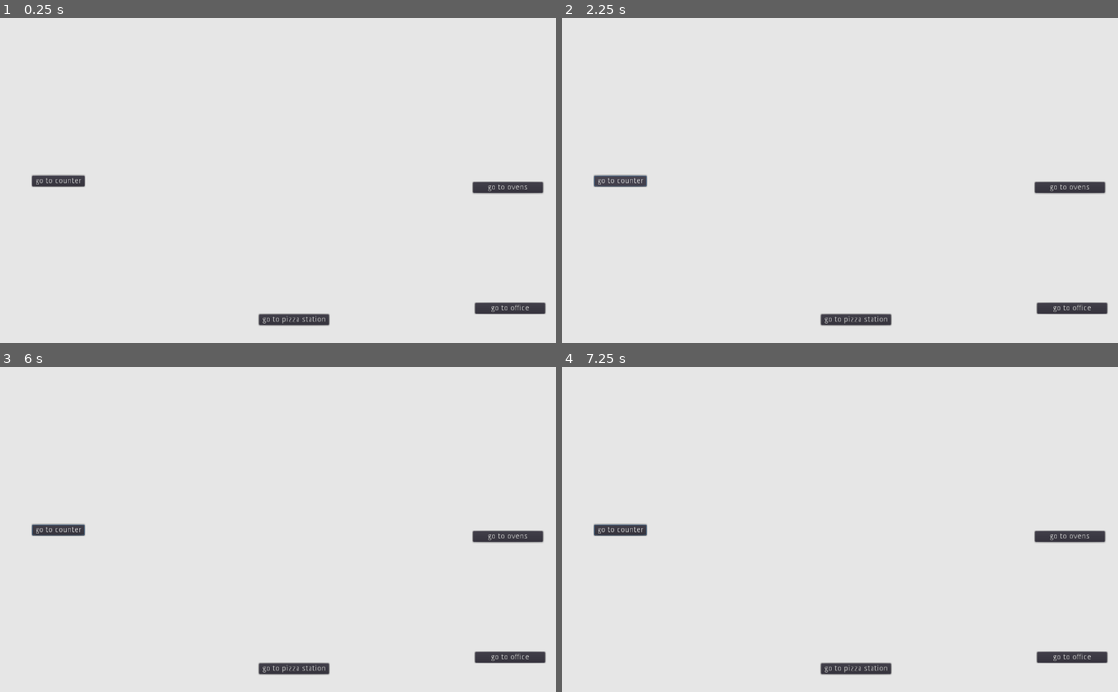
Above: before the commit, frames 1-4 (two rows, left to right).
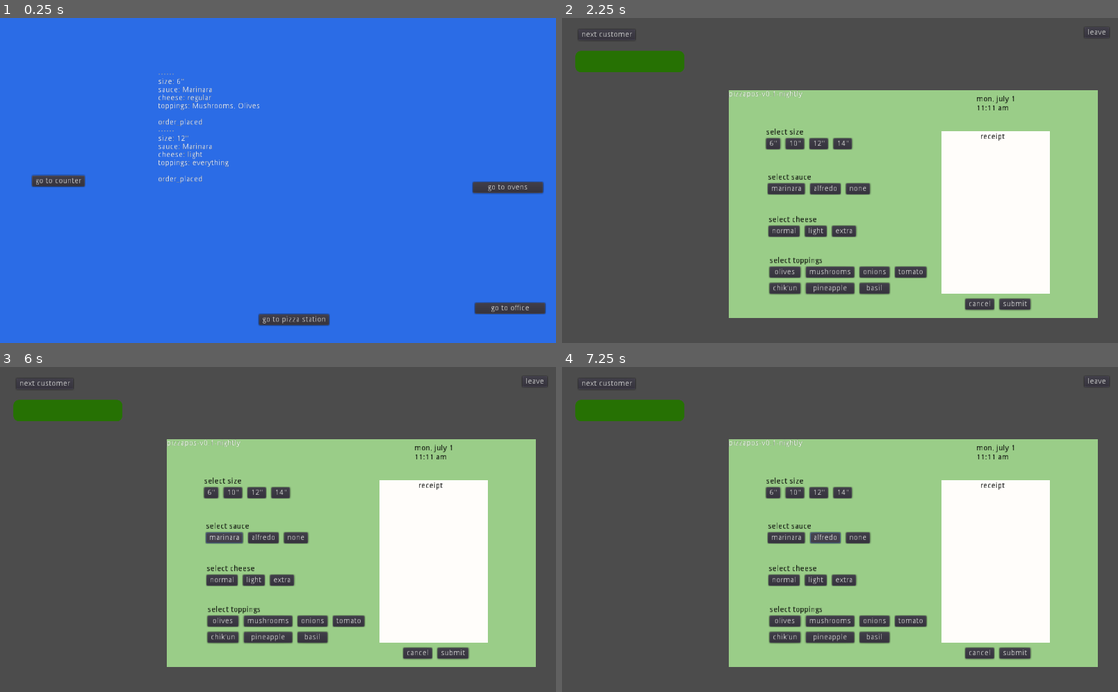
Above: after the commit, the same moments.

Repository: lstebner/pizzatheworld
Game: Godot game, scene res://scenes/PizzaShop.tscn
Same seed, same stepped clock (60 frames per second), same inputs: the game is played once before the commit and once after it.
Inputs (mouse positions are in pixels of both pictures, inside the frame that each line leads up to):
- Up to frame 1 (0.25 s): no input
- Up to frame 2 (2.25 s): click "go to counter" at 0.5 s; click (1095, 31) at 1.25 s, where only the run after the commit has a clickable "leave"; click "go to counter" at 2 s
- Up to frame 3 (6 s): click (211, 493) at 2.75 s, where only the run after the commit has a clickable "6'"; click (233, 493) at 3.5 s, where only the run after the commit has a clickable "10'"; click (255, 493) at 4.25 s, where only the run after the commit has a clickable "12'"; click (278, 493) at 5 s, where only the run after the commit has a clickable "14'"; click (222, 539) at 5.75 s, where only the run after the commit has a clickable "marinara"
- Up to frame 4 (7.25 s): click (823, 539) at 6.5 s, where only the run after the commit has a clickable "alfredo"

The runs differ from the first frame. In frame 1, 98% of the frame differs, in the area x 0-100%, y 0-100%; in frame 2, 99%; in frame 3, 99%; in frame 4, 99%.

Commit message:
lots of new stuff
  - global World object for world time
  - Counter with POS
  - first bits of POS system
  - DialogBubble
  - PizzaShop updates to go to counter

Diff:
--- a/Player.gd
+++ b/Player.gd
@@ -9,6 +9,7 @@
 		"toppings": ["Mushrooms", "Olives"],
 		"for_dine_in": false,
 		"quantity": 1,
+		"status": "",
 	},
 	"status": "order_placed",
 	"items": [],
@@ -22,6 +23,7 @@
 		"toppings": ["everything"],
 		"for_dine_in": true,
 		"quantity": 1,
+		"status": "",
 	},
 	"status": "order_placed",
 	"items": [],
--- /dev/null
+++ b/World.gd
@@ -0,0 +1,16 @@
+extends Node
+
+
+var timeSinceEpoch = 0
+
+
+# Called when the node enters the scene tree for the first time.
+func _ready():
+	var timer = Timer.new()
+	add_child(timer)
+	timer.set_wait_time(1)
+	timer.connect("timeout", self, "_on_timer_timeout")
+	timer.start()
+
+func _on_timer_timeout():
+	timeSinceEpoch += 1
--- a/project.godot
+++ b/project.godot
@@ -22,6 +22,7 @@
 [autoload]
 
 Constants="*res://Constants.gd"
+GlobalWorld="*res://World.gd"
 Models="*res://Models.gd"
 Player="*res://Player.gd"
 
--- /dev/null
+++ b/scenes/Counter.gd
@@ -0,0 +1,26 @@
+extends Node2D
+
+signal leave
+
+# Declare member variables here. Examples:
+# var a = 2
+# var b = "text"
+
+const ORDER_MESSAGE = "hi there... i'll take a 6 inch pizza, with marinara sauce, extra cheese, mushrooms, and ... . .. olives."
+
+
+# Called when the node enters the scene tree for the first time.
+func _ready():
+	$LeaveButton.connect("pressed", self, "_on_leave_button_pressed")
+	$NextCustomerButton.connect("pressed", self, "_on_next_customer_button_pressed")
+
+
+# Called every frame. 'delta' is the elapsed time since the previous frame.
+#func _process(delta):
+#	pass
+
+func _on_leave_button_pressed():
+	emit_signal("leave")
+
+func _on_next_customer_button_pressed():
+	$CustomerDialog.setMessage(ORDER_MESSAGE)
--- /dev/null
+++ b/scenes/Counter.tscn
@@ -0,0 +1,37 @@
+[gd_scene load_steps=4 format=2]
+
+[ext_resource path="res://scenes/Counter.gd" type="Script" id=1]
+[ext_resource path="res://scenes/POS.tscn" type="PackedScene" id=2]
+[ext_resource path="res://scenes/DialogBubble.tscn" type="PackedScene" id=3]
+
+[node name="Counter" type="Node2D"]
+script = ExtResource( 1 )
+
+[node name="LeaveButton" type="Button" parent="."]
+margin_left = 961.811
+margin_top = 16.8581
+margin_right = 1007.81
+margin_bottom = 36.8581
+text = "leave"
+__meta__ = {
+"_edit_use_anchors_": false
+}
+
+[node name="CustomerDialog" parent="." instance=ExtResource( 3 )]
+margin_left = 24.923
+margin_top = 60.8122
+margin_right = 224.923
+margin_bottom = 99.8122
+
+[node name="POS" parent="." instance=ExtResource( 2 )]
+position = Vector2( 306.699, 133.821 )
+
+[node name="NextCustomerButton" type="Button" parent="."]
+margin_left = 29.9077
+margin_top = 20.9354
+margin_right = 134.908
+margin_bottom = 40.9354
+text = "next customer"
+__meta__ = {
+"_edit_use_anchors_": false
+}
--- /dev/null
+++ b/scenes/DialogBubble.gd
@@ -0,0 +1,24 @@
+extends Label
+
+
+var currentLetterIndex = 0
+var message = "hi there i'm a test message!"
+
+
+# Called when the node enters the scene tree for the first time.
+func _ready():
+	$Timer.connect("timeout", self, "_on_timer_timeout")
+
+
+func setMessage(newMessage):
+	message = newMessage
+	currentLetterIndex = 0
+	self.text = ""
+	$Timer.start()
+
+func _on_timer_timeout():
+	currentLetterIndex += 1
+	self.text = message.substr(0, currentLetterIndex)
+
+	if currentLetterIndex > message.length():
+		$Timer.stop()
--- /dev/null
+++ b/scenes/DialogBubble.tscn
@@ -0,0 +1,26 @@
+[gd_scene load_steps=3 format=2]
+
+[ext_resource path="res://scenes/DialogBubble.gd" type="Script" id=1]
+
+[sub_resource type="StyleBoxFlat" id=1]
+content_margin_left = 8.0
+content_margin_right = 3.0
+content_margin_top = 8.0
+bg_color = Color( 0.152941, 0.447059, 0.0156863, 1 )
+corner_radius_top_left = 10
+corner_radius_top_right = 10
+corner_radius_bottom_right = 10
+corner_radius_bottom_left = 10
+
+[node name="DialogBubble" type="Label"]
+margin_right = 200.0
+margin_bottom = 39.0
+custom_styles/normal = SubResource( 1 )
+autowrap = true
+script = ExtResource( 1 )
+__meta__ = {
+"_edit_use_anchors_": false
+}
+
+[node name="Timer" type="Timer" parent="."]
+wait_time = 0.2
--- a/scenes/Ovens.gd
+++ b/scenes/Ovens.gd
@@ -62,6 +62,8 @@
 	changeTemperature(oven.tempControlStepAmount)
 
 func _on_decrease_temp_button_pressed():
+	if oven.currentTemp == 0: return
+
 	changeTemperature(-oven.tempControlStepAmount)
 
 func _on_change_temp_timer_timeout():
--- /dev/null
+++ b/scenes/POS.gd
@@ -0,0 +1,17 @@
+extends Node2D
+
+var inputs = []
+
+
+# Called when the node enters the scene tree for the first time.
+func _ready():
+	pass # Replace with function body.
+
+func addInput(type, values):
+	pass
+
+func reset():
+	inputs = []
+
+func submitReceipt():
+	pass
--- /dev/null
+++ b/scenes/POS.tscn
@@ -0,0 +1,317 @@
+[gd_scene load_steps=2 format=2]
+
+[ext_resource path="res://scenes/POS.gd" type="Script" id=1]
+
+[node name="POS" type="Node2D"]
+script = ExtResource( 1 )
+
+[node name="ColorRect" type="ColorRect" parent="."]
+margin_right = 680.0
+margin_bottom = 420.0
+color = Color( 0.607843, 0.807843, 0.537255, 1 )
+__meta__ = {
+"_edit_use_anchors_": false
+}
+
+[node name="version" type="Label" parent="."]
+margin_right = 136.0
+margin_bottom = 14.0
+text = "pizzapos-v0.1-nightly"
+__meta__ = {
+"_edit_use_anchors_": false
+}
+
+[node name="size" type="Node2D" parent="."]
+position = Vector2( 69.2063, 70.3793 )
+
+[node name="VBoxContainer" type="VBoxContainer" parent="size"]
+margin_right = 40.0
+margin_bottom = 40.0
+__meta__ = {
+"_edit_use_anchors_": false
+}
+
+[node name="Label" type="Label" parent="size/VBoxContainer"]
+margin_right = 158.0
+margin_bottom = 14.0
+custom_colors/font_color = Color( 0, 0, 0, 1 )
+text = "select size"
+__meta__ = {
+"_edit_use_anchors_": false
+}
+
+[node name="GridContainer" type="GridContainer" parent="size/VBoxContainer"]
+margin_top = 18.0
+margin_right = 158.0
+margin_bottom = 38.0
+custom_constants/vseparation = 10
+custom_constants/hseparation = 10
+columns = 4
+__meta__ = {
+"_edit_use_anchors_": false
+}
+
+[node name="Six" type="Button" parent="size/VBoxContainer/GridContainer"]
+margin_right = 26.0
+margin_bottom = 20.0
+text = "6\""
+__meta__ = {
+"_edit_use_anchors_": false
+}
+
+[node name="Ten" type="Button" parent="size/VBoxContainer/GridContainer"]
+margin_left = 36.0
+margin_right = 70.0
+margin_bottom = 20.0
+text = "10\""
+__meta__ = {
+"_edit_use_anchors_": false
+}
+
+[node name="Twelve" type="Button" parent="size/VBoxContainer/GridContainer"]
+margin_left = 80.0
+margin_right = 114.0
+margin_bottom = 20.0
+text = "12\""
+__meta__ = {
+"_edit_use_anchors_": false
+}
+
+[node name="Fourteen" type="Button" parent="size/VBoxContainer/GridContainer"]
+margin_left = 124.0
+margin_right = 158.0
+margin_bottom = 20.0
+text = "14\""
+__meta__ = {
+"_edit_use_anchors_": false
+}
+
+[node name="sauce" type="Node2D" parent="."]
+position = Vector2( 72.4009, 153.597 )
+
+[node name="VBoxContainer" type="VBoxContainer" parent="sauce"]
+margin_right = 40.0
+margin_bottom = 40.0
+__meta__ = {
+"_edit_use_anchors_": false
+}
+
+[node name="Label" type="Label" parent="sauce/VBoxContainer"]
+margin_right = 188.0
+margin_bottom = 14.0
+custom_colors/font_color = Color( 0, 0, 0, 1 )
+text = "select sauce"
+__meta__ = {
+"_edit_use_anchors_": false
+}
+
+[node name="GridContainer" type="GridContainer" parent="sauce/VBoxContainer"]
+margin_top = 18.0
+margin_right = 188.0
+margin_bottom = 38.0
+custom_constants/hseparation = 10
+columns = 4
+__meta__ = {
+"_edit_use_anchors_": false
+}
+
+[node name="Marinara" type="Button" parent="sauce/VBoxContainer/GridContainer"]
+margin_right = 68.0
+margin_bottom = 20.0
+text = "marinara"
+
+[node name="Alfredo" type="Button" parent="sauce/VBoxContainer/GridContainer"]
+margin_left = 78.0
+margin_right = 134.0
+margin_bottom = 20.0
+text = "alfredo"
+
+[node name="None" type="Button" parent="sauce/VBoxContainer/GridContainer"]
+margin_left = 144.0
+margin_right = 188.0
+margin_bottom = 20.0
+text = "none"
+__meta__ = {
+"_edit_use_anchors_": false
+}
+
+[node name="cheese" type="Node2D" parent="."]
+position = Vector2( 73.7308, 231.895 )
+
+[node name="VBoxContainer" type="VBoxContainer" parent="cheese"]
+margin_right = 40.0
+margin_bottom = 40.0
+__meta__ = {
+"_edit_use_anchors_": false
+}
+
+[node name="Label" type="Label" parent="cheese/VBoxContainer"]
+margin_right = 161.0
+margin_bottom = 14.0
+custom_colors/font_color = Color( 0, 0, 0, 1 )
+text = "select cheese"
+
+[node name="GridContainer" type="GridContainer" parent="cheese/VBoxContainer"]
+margin_top = 18.0
+margin_right = 161.0
+margin_bottom = 38.0
+custom_constants/hseparation = 10
+columns = 4
+
+[node name="Normal" type="Button" parent="cheese/VBoxContainer/GridContainer"]
+margin_right = 57.0
+margin_bottom = 20.0
+text = "normal"
+
+[node name="Light" type="Button" parent="cheese/VBoxContainer/GridContainer"]
+margin_left = 67.0
+margin_right = 107.0
+margin_bottom = 20.0
+text = "light"
+
+[node name="Extra" type="Button" parent="cheese/VBoxContainer/GridContainer"]
+margin_left = 117.0
+margin_right = 161.0
+margin_bottom = 20.0
+text = "extra"
+
+[node name="toppings" type="Node2D" parent="."]
+position = Vector2( 75.5146, 307.41 )
+
+[node name="VBoxContainer" type="VBoxContainer" parent="toppings"]
+margin_right = 40.0
+margin_bottom = 40.0
+__meta__ = {
+"_edit_use_anchors_": false
+}
+
+[node name="Label" type="Label" parent="toppings/VBoxContainer"]
+margin_right = 289.0
+margin_bottom = 14.0
+custom_colors/font_color = Color( 0, 0, 0, 1 )
+text = "select toppings"
+
+[node name="GridContainer" type="GridContainer" parent="toppings/VBoxContainer"]
+margin_top = 18.0
+margin_right = 289.0
+margin_bottom = 68.0
+custom_constants/vseparation = 10
+custom_constants/hseparation = 10
+columns = 4
+
+[node name="Button" type="Button" parent="toppings/VBoxContainer/GridContainer"]
+margin_right = 57.0
+margin_bottom = 20.0
+text = "olives"
+
+[node name="Button2" type="Button" parent="toppings/VBoxContainer/GridContainer"]
+margin_left = 67.0
+margin_right = 156.0
+margin_bottom = 20.0
+text = "mushrooms"
+
+[node name="Button3" type="Button" parent="toppings/VBoxContainer/GridContainer"]
+margin_left = 166.0
+margin_right = 221.0
+margin_bottom = 20.0
+text = "onions"
+
+[node name="Button4" type="Button" parent="toppings/VBoxContainer/GridContainer"]
+margin_left = 231.0
+margin_right = 289.0
+margin_bottom = 20.0
+text = "tomato"
+
+[node name="Button5" type="Button" parent="toppings/VBoxContainer/GridContainer"]
+margin_top = 30.0
+margin_right = 57.0
+margin_bottom = 50.0
+text = "chik'un"
+
+[node name="Button6" type="Button" parent="toppings/VBoxContainer/GridContainer"]
+margin_left = 67.0
+margin_top = 30.0
+margin_right = 156.0
+margin_bottom = 50.0
+text = "pineapple"
+
+[node name="Button7" type="Button" parent="toppings/VBoxContainer/GridContainer"]
+margin_left = 166.0
+margin_top = 30.0
+margin_right = 221.0
+margin_bottom = 50.0
+text = "basil"
+
+[node name="receipt" type="Node2D" parent="."]
+position = Vector2( 391.894, 83.8391 )
+
+[node name="ColorRect" type="ColorRect" parent="receipt"]
+margin_top = -8.91904
+margin_right = 200.0
+margin_bottom = 291.081
+color = Color( 1, 0.996078, 0.984314, 1 )
+__meta__ = {
+"_edit_use_anchors_": false
+}
+
+[node name="Label" type="Label" parent="receipt"]
+margin_left = 72.225
+margin_top = -4.92444
+margin_right = 117.225
+margin_bottom = 9.07556
+custom_colors/font_color = Color( 0, 0, 0, 1 )
+text = "receipt"
+__meta__ = {
+"_edit_use_anchors_": false
+}
+
+[node name="RichTextLabel" type="RichTextLabel" parent="receipt"]
+margin_left = 10.3961
+margin_top = 21.3392
+margin_right = 190.396
+margin_bottom = 281.339
+__meta__ = {
+"_edit_use_anchors_": false
+}
+
+[node name="actions" type="Node2D" parent="."]
+position = Vector2( 436.087, 384.654 )
+
+[node name="GridContainer" type="GridContainer" parent="actions"]
+margin_right = 40.0
+margin_bottom = 40.0
+custom_constants/hseparation = 10
+columns = 2
+__meta__ = {
+"_edit_use_anchors_": false
+}
+
+[node name="CancelOrder" type="Button" parent="actions/GridContainer"]
+margin_right = 53.0
+margin_bottom = 20.0
+text = "cancel"
+__meta__ = {
+"_edit_use_anchors_": false
+}
+
+[node name="SubmitOrder" type="Button" parent="actions/GridContainer"]
+margin_left = 63.0
+margin_right = 120.0
+margin_bottom = 20.0
+text = "submit"
+__meta__ = {
+"_edit_use_anchors_": false
+}
+
+[node name="clock" type="Node2D" parent="."]
+position = Vector2( 456.331, 9.30173 )
+
+[node name="datetime" type="Label" parent="clock"]
+margin_right = 40.0
+margin_bottom = 14.0
+custom_colors/font_color = Color( 0, 0, 0, 1 )
+text = "mon, july 1
+11:11 am"
+__meta__ = {
+"_edit_use_anchors_": false
+}
--- a/scenes/PizzaShop.gd
+++ b/scenes/PizzaShop.gd
@@ -19,6 +19,7 @@
 func _ready():
 	Places[locations.PizzaStation] = $locations/PizzaStation
 	Places[locations.Ovens] = $locations/Ovens
+	Places[locations.Counter] = $locations/Counter
 
 	for location in Places.values():
 		if location:
@@ -28,6 +29,26 @@
 	$CounterButton.connect("pressed", self, "_on_location_button_pressed", [locations.Counter])
 	$OfficeButton.connect("pressed", self, "_on_location_button_pressed", [locations.Office])
 	$OvensButton.connect("pressed", self, "_on_location_button_pressed", [locations.Ovens])
+
+func _process(delta):
+	var openOrdersString = ""
+
+	for order in Player.Shop.OpenOrders:
+		var orderString = ""
+		var nowBakingString = ""
+		var hasBeenMade = order.items.size() > 0
+		var isComplete = order.status == "baked"
+		if order.status == "baking":
+			nowBakingString = "now baking"
+		if hasBeenMade:
+			nowBakingString += "\nMADE"
+		if isComplete:
+			nowBakingString += "- ready"
+		nowBakingString += "\n%s" % order.status
+		openOrdersString += "\n------\nsize: %s\nsauce: %s\ncheese: %s\ntoppings: %s\n%s" % [Constants.PIZZA_SIZE_LABELS[order.pizza.size], order.pizza.sauce, order.pizza.cheese, PoolStringArray(order.pizza.toppings).join(", "), nowBakingString]
+
+	$OpenOrdersLabel.text = openOrdersString
+
 
 func _on_location_button_pressed(loc):
 	match loc:
--- a/scenes/PizzaShop.tscn
+++ b/scenes/PizzaShop.tscn
@@ -1,8 +1,9 @@
-[gd_scene load_steps=4 format=2]
+[gd_scene load_steps=5 format=2]
 
 [ext_resource path="res://scenes/PizzaShop.gd" type="Script" id=1]
 [ext_resource path="res://scenes/PizzaStation.tscn" type="PackedScene" id=2]
 [ext_resource path="res://scenes/Ovens.tscn" type="PackedScene" id=3]
+[ext_resource path="res://scenes/Counter.tscn" type="PackedScene" id=4]
 
 [node name="PizzaShop" type="Node2D"]
 script = ExtResource( 1 )
@@ -10,7 +11,7 @@
 [node name="BackgroundRect" type="ColorRect" parent="."]
 margin_right = 1024.0
 margin_bottom = 600.0
-color = Color( 0.905882, 0.905882, 0.905882, 1 )
+color = Color( 0.172549, 0.427451, 0.905882, 1 )
 __meta__ = {
 "_edit_use_anchors_": false
 }
@@ -97,6 +98,18 @@
 [node name="Ovens" parent="locations" instance=ExtResource( 3 )]
 position = Vector2( 1320.02, 1126.95 )
 
+[node name="Counter" parent="locations" instance=ExtResource( 4 )]
+position = Vector2( 14.1788, 1122.16 )
+
 [node name="CurrentSceneCamera" type="Camera2D" parent="."]
 anchor_mode = 0
 current = true
+
+[node name="OpenOrdersLabel" type="RichTextLabel" parent="."]
+margin_left = 290.894
+margin_top = 80.8664
+margin_right = 490.894
+margin_bottom = 440.866
+__meta__ = {
+"_edit_use_anchors_": false
+}
